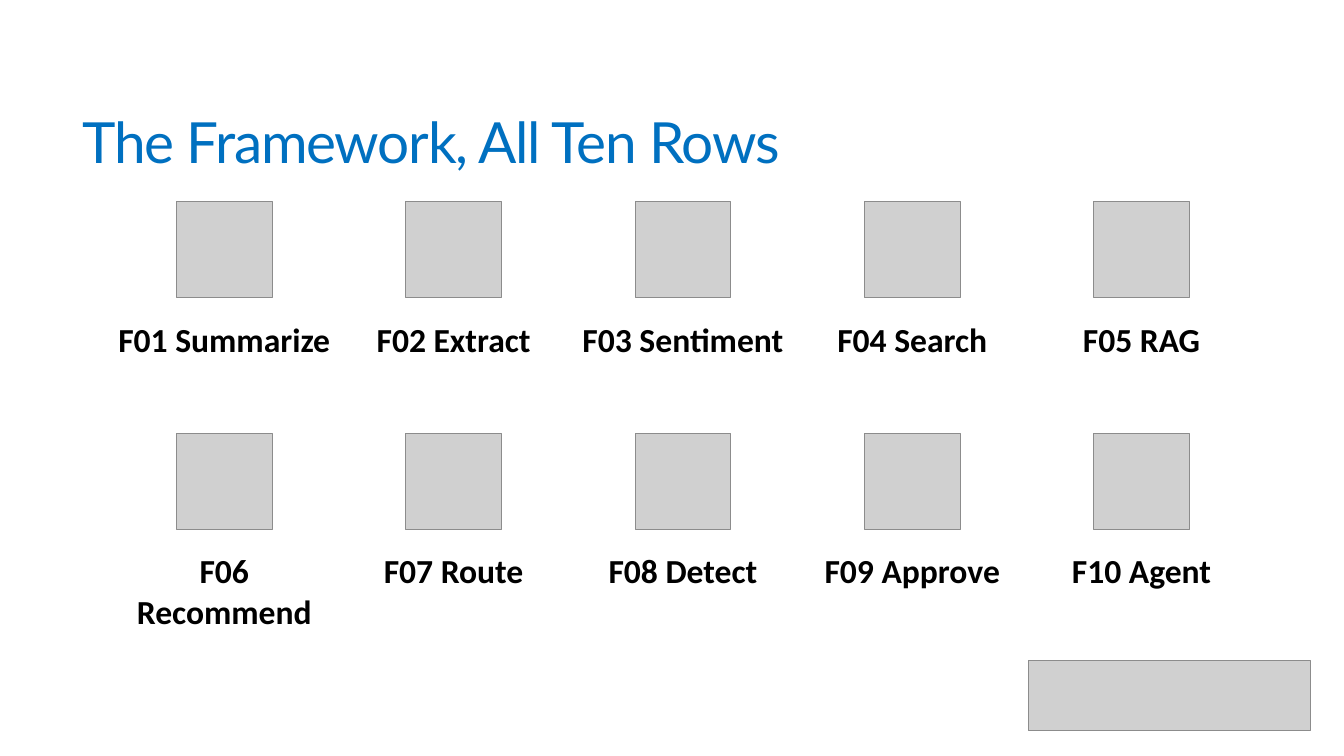
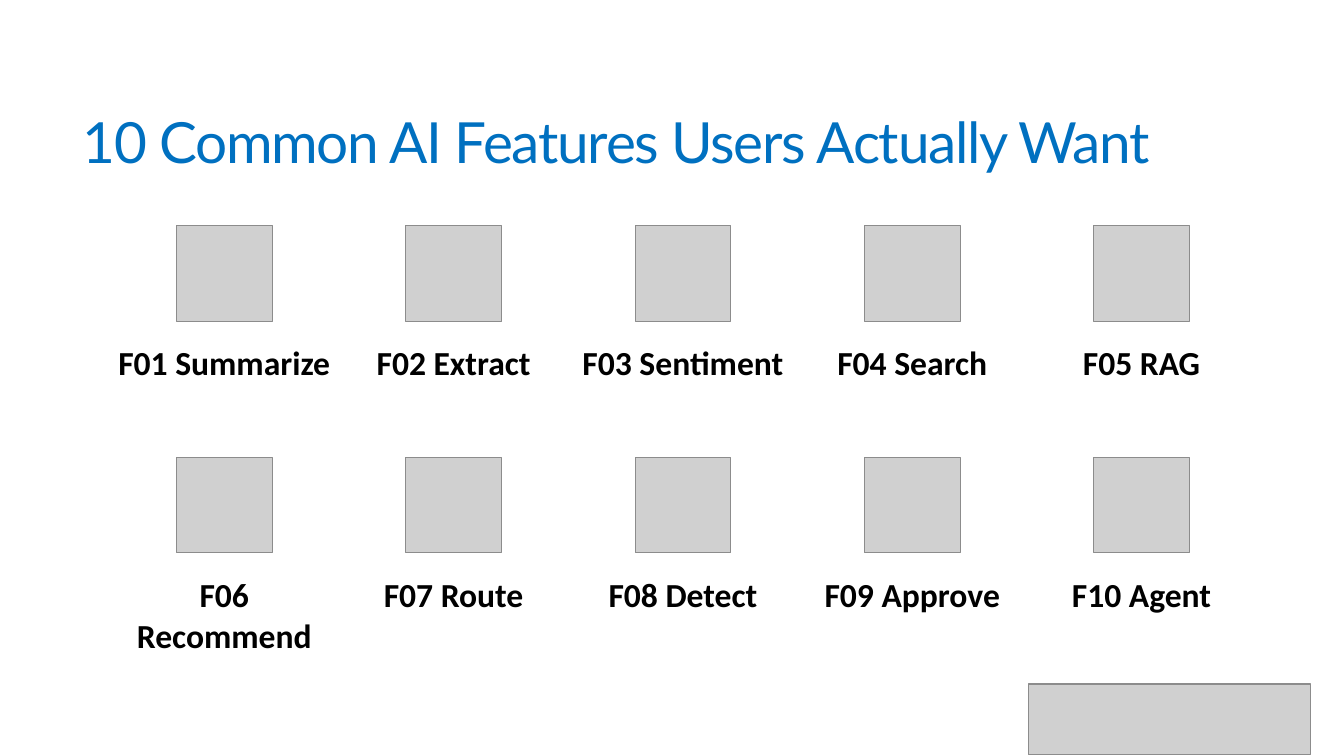
Before and after one commit to trailheadtechnology/10-ai-features-workshop, a slide deck: slide 4 of modules/M5-closing/M5-closing.pptx (slide 13 before the commit). Drawn at 1344x756 pixels with LibreOffice and Linux fonts; fonts in the diff are those of the drawing; grey boxes stand for pictures. Boxes give left, top, right and bottom in pixels: in the first picture for what was removed or moved away, otherwise in the second. Text is boxed around its words. In the diff, an @@ line names an element or a change of style, - is before the commit and + after.

```diff
--- a/modules/M5-closing/M5-closing.pptx
+++ b/modules/M5-closing/M5-closing.pptx
@@ title at box(83, 121, 1151, 173): text changed @@
-The Framework, All Ten Rows
+10 Common AI Features Users Actually Want
@@ 11 pictures, 10 texts: place and size @@
-11 pictures, 10 texts at box(118, 202, 1311, 731)
+11 pictures, 10 texts at box(118, 226, 1311, 755)
```
Also in this commit, not shown: 8 other slides changed, 22 slides removed, 9 other files.
